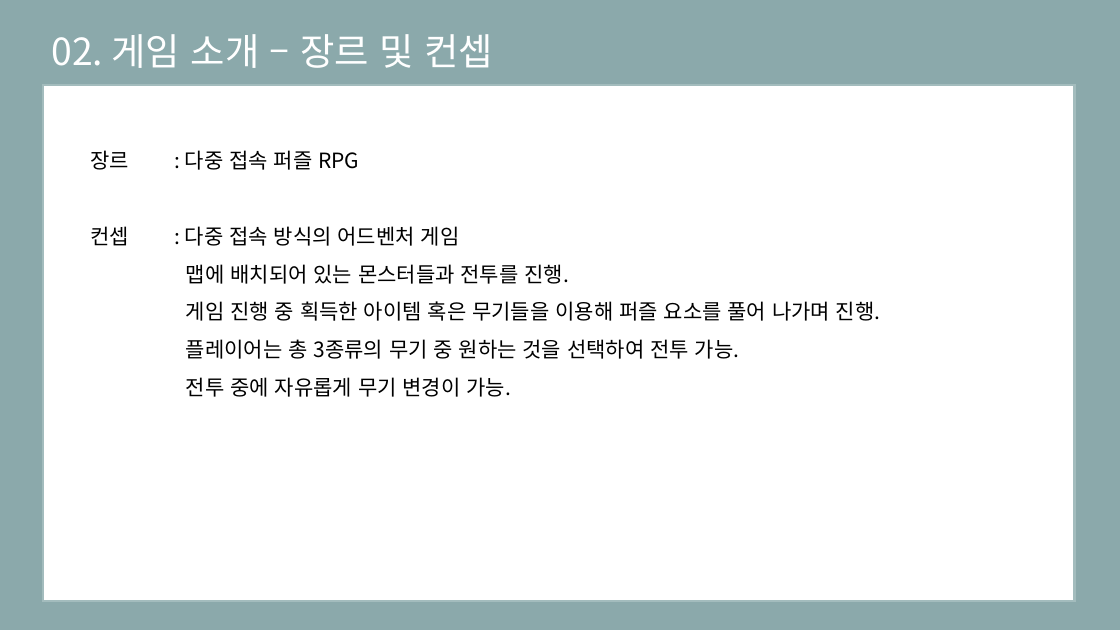
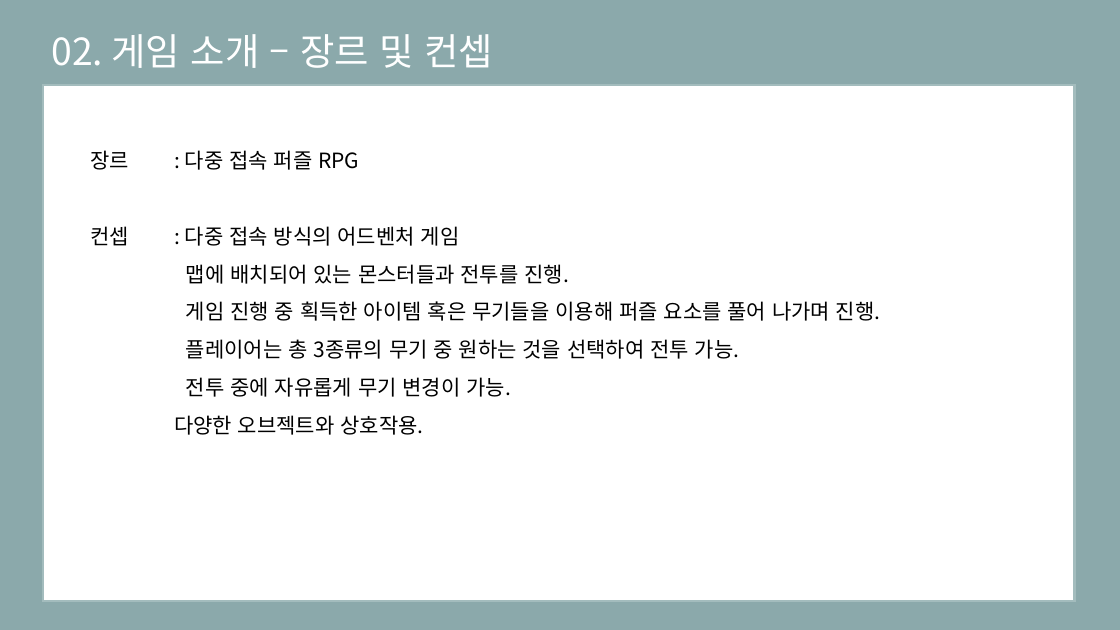
Before and after one commit to eunjiyun/Graduation_Work, a slide deck: slide 6 of Game_Design/2019184003 김 선아 장르 제안서.pptx. Drawn at 1120x630 pixels with LibreOffice and Linux fonts; fonts in the diff are those of the drawing. Boxes give left, top, right and bottom in pixels: in the first picture for what was removed or moved away, otherwise in the second. Text is boxed around its words. In the diff, an @@ line names an element or a change of style, - is before the commit and + after.

```diff
--- a/Game_Design/2019184003 김 선아 장르 제안서.pptx
+++ b/Game_Design/2019184003 김 선아 장르 제안서.pptx
@@ text at (174, 415, 423, 435): paragraph added @@
+다양한 오브젝트와 상호작용.
```
Also in this commit, not shown: 8 other slides changed, 1 slide added, 2 slides removed.
